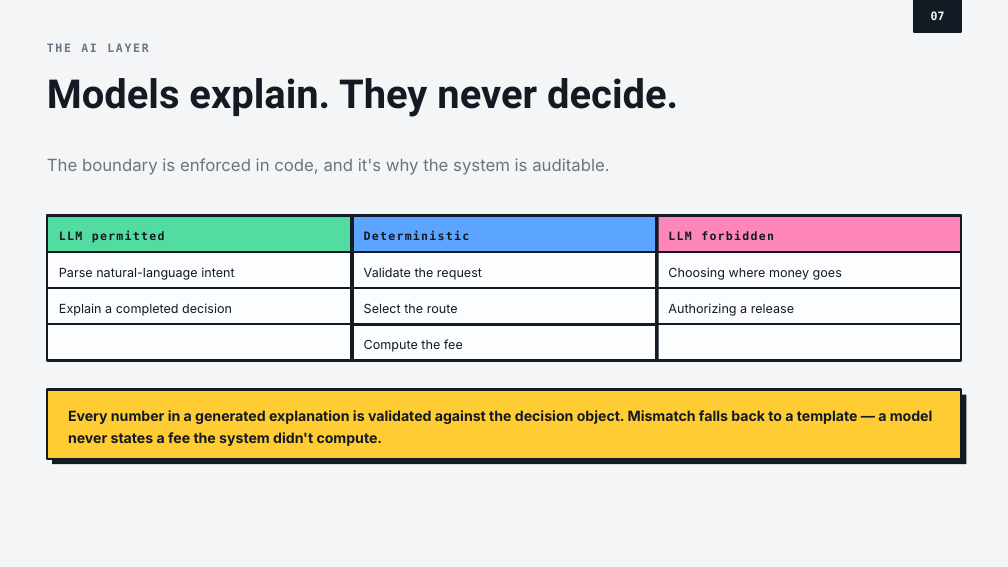
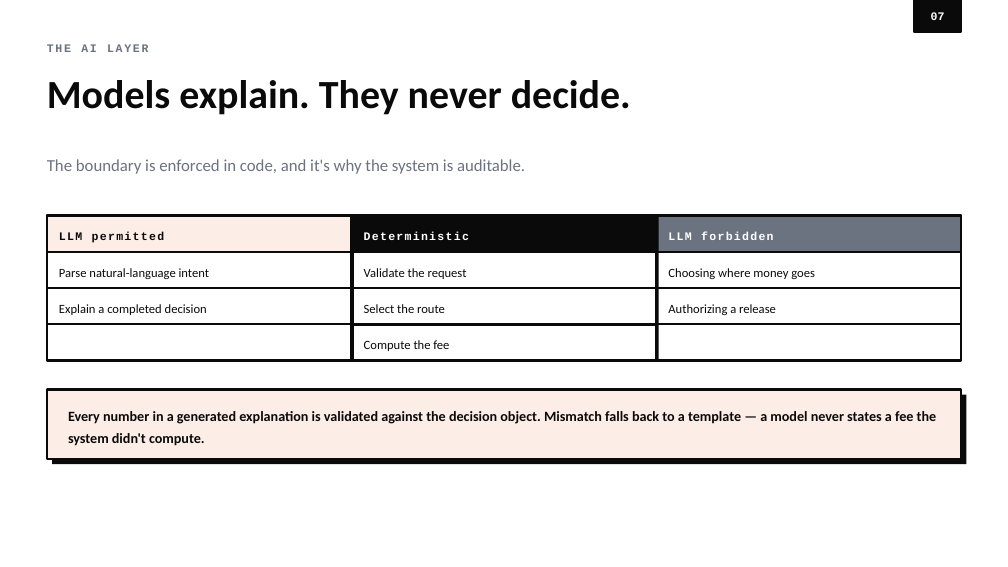
Before and after one commit to Breeja-HQ/Breeja, a slide deck: slide 7 of deck/Breeja-Pitch-Deck.pptx. Drawn at 1008x567 pixels with LibreOffice and Linux fonts; fonts in the diff are those of the drawing. Boxes give left, top, right and bottom in pixels: in the first picture for what was removed or moved away, otherwise in the second. Text is boxed around its words. In the diff, an @@ line names an element or a change of style, - is before the commit and + after.

Commit message:
docs: align font-theme.md and the deck with the frontend's real palette
font-theme.md and the deck were still describing/using the old
neo-brutalist multi-accent palette (7 named colors, hard 2px borders,
zero-blur offset shadows, square corners) from before the frontend's
actual theme landed in frontend/app/globals.css — a single coral
accent, near-black ink, white surface, soft rounded corners, Geist
fonts. Pared font-theme.md down to typography only (families, sizes,
weights, spacing, line-height); colors and layout now live solely in
globals.css. Rebuilt the pitch deck against the same palette, using
ink/muted/accent instead of hue-coding for category distinctions that
used to rely on different colors (Shipped/In flight/Next, LLM
permitted/deterministic/forbidden, Custodial/Trust-minimized).

Updated the stale font-theme.md cross-references in CONVENTIONS.md,
FRONTEND.md, and PARTNERS.md so future prompts don't reintroduce the
old system.

```diff
--- a/deck/Breeja-Pitch-Deck.pptx
+++ b/deck/Breeja-Pitch-Deck.pptx
@@ rectangle removed at [0,0,1008,567] @@
@@ rectangle "07" at [914,0,961,32]: font DejaVu Sans Mono to Courier New, text colour #F4F5F7 to #FFFFFF; fill #141A24 to #0A0A0A; outline #141A24 2.25 pt to #0A0A0A 2.25 pt @@
@@ text "THE AI LAYER" at [47,44,148,52]: font DejaVu Sans Mono to Courier New, text colour #6B7482 to #6B7280 @@
@@ text "Models explain. They never decide." at [47,80,631,115]: font Roboto to Calibri, text colour #141A24 to #0A0A0A @@
@@ text "The boundary is enforced in ..." at [47,159,525,174]: font Inter to Calibri, text colour #6B7482 to #6B7280 @@
@@ rectangle "LLM permitted" at [47,216,352,252]: font DejaVu Sans Mono to Courier New, text colour #141A24 to #0A0A0A; fill #53DCA2 to #FDEDE7; outline #141A24 2.25 pt to #0A0A0A 2.25 pt @@
@@ rectangle at [47,216,961,361]: fill #FCFDFE to #FFFFFF; outline #141A24 2.25 pt to #0A0A0A 2.25 pt @@
@@ rectangle "Deterministic" at [352,216,656,252]: font DejaVu Sans Mono to Courier New, text colour #141A24 to #FFFFFF; fill #5BA4FF to #0A0A0A; outline #141A24 2.25 pt to #0A0A0A 2.25 pt @@
@@ rectangle "LLM forbidden" at [656,216,961,252]: font DejaVu Sans Mono to Courier New, text colour #141A24 to #FFFFFF; fill #FF86B9 to #6B7280; outline #141A24 2.25 pt to #0A0A0A 2.25 pt @@
@@ font Inter to Calibri, text colour #141A24 to #0A0A0A; fill #FCFDFE to #FFFFFF; outline #141A24 2.25 pt to #0A0A0A 2.25 pt in 7 elements at [47,252,352,288], [47,288,352,324], [352,252,656,288], [352,288,656,324], [352,324,656,361], [656,252,961,288], [656,288,961,324] @@
@@ rectangle "Every number in a generated ..." at [47,389,961,459]: font Inter to Calibri, text colour #141A24 to #0A0A0A; fill #FFCC33 to #FDEDE7; outline #141A24 2.25 pt to #0A0A0A 2.25 pt @@
@@ fill #141A24 to #0A0A0A in 3 elements at [352,216,354,361], [656,216,659,361], [52,395,966,464] @@
```
Also in this commit, not shown: 11 other slides changed, 5 other files.
